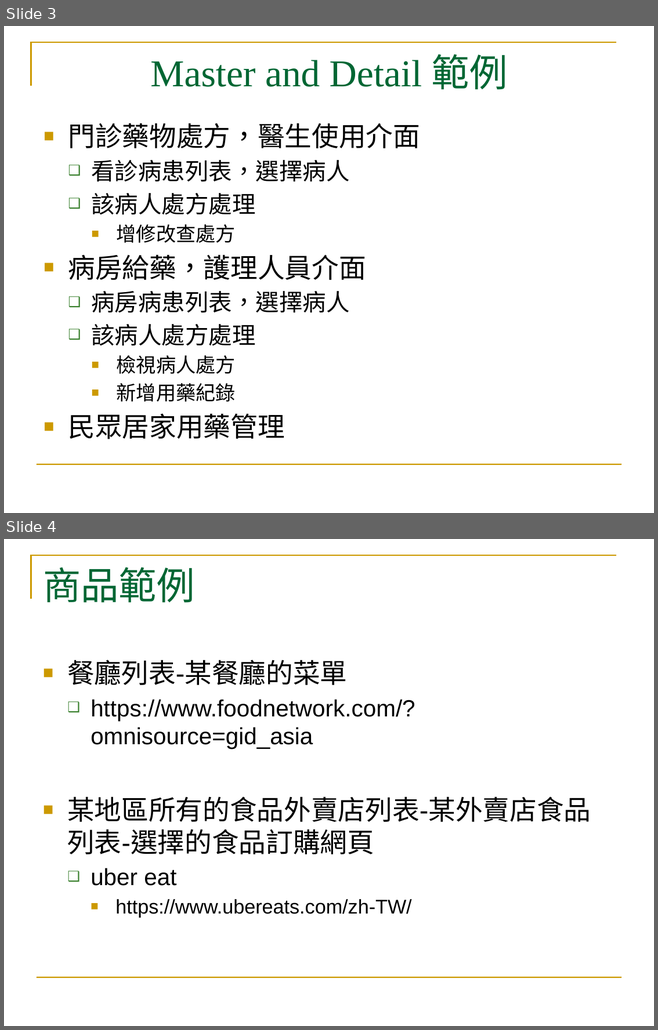
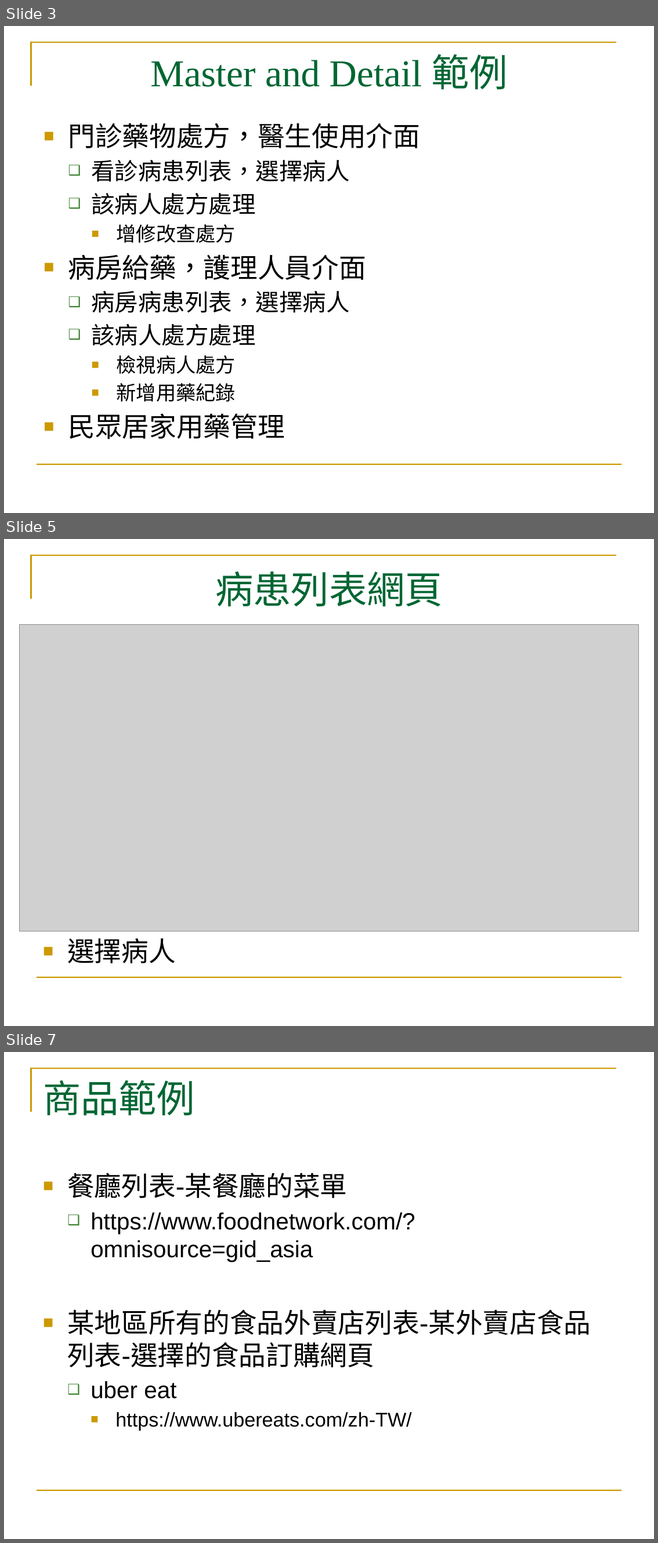
Before and after one commit to mos2718/W1, a slide deck: MasterDetail/Master_Detail 2019.pptx. Shown one above the other, each under a label of ours: slides 3 and 4 before the commit, slides 3, 5 and 7 after it; the slides between them are not shown. The pictures are 658x1030 and 658x1543 pixels, drawn with LibreOffice and Linux fonts; fonts in the diff are those of the drawing; grey boxes stand for pictures. Boxes give left, top, right and bottom in pixels: in the first picture for what was removed or moved away, otherwise in the second. Text is boxed around its words. In the diff, an @@ line names an element or a change of style, - is before the commit and + after.

```diff
--- a/MasterDetail/Master_Detail 2019.pptx
+++ b/MasterDetail/Master_Detail 2019.pptx
@@ slide 5 added at box(4, 539, 654, 1026), background #FFFFFF; not listed: 2 template elements that a slide beside it also shows @@
@@ title added at box(215, 571, 442, 607), 42 pt, text #006633 @@
+病患列表網頁
@@ picture added at box(19, 624, 638, 931) @@
@@ text added at box(67, 938, 176, 964), 30 pt, text #000000 @@
+■ 選擇病人
@@ what was slide 4 is now slide 7 @@
```
Also in this commit, not shown: 2 other slides added.
